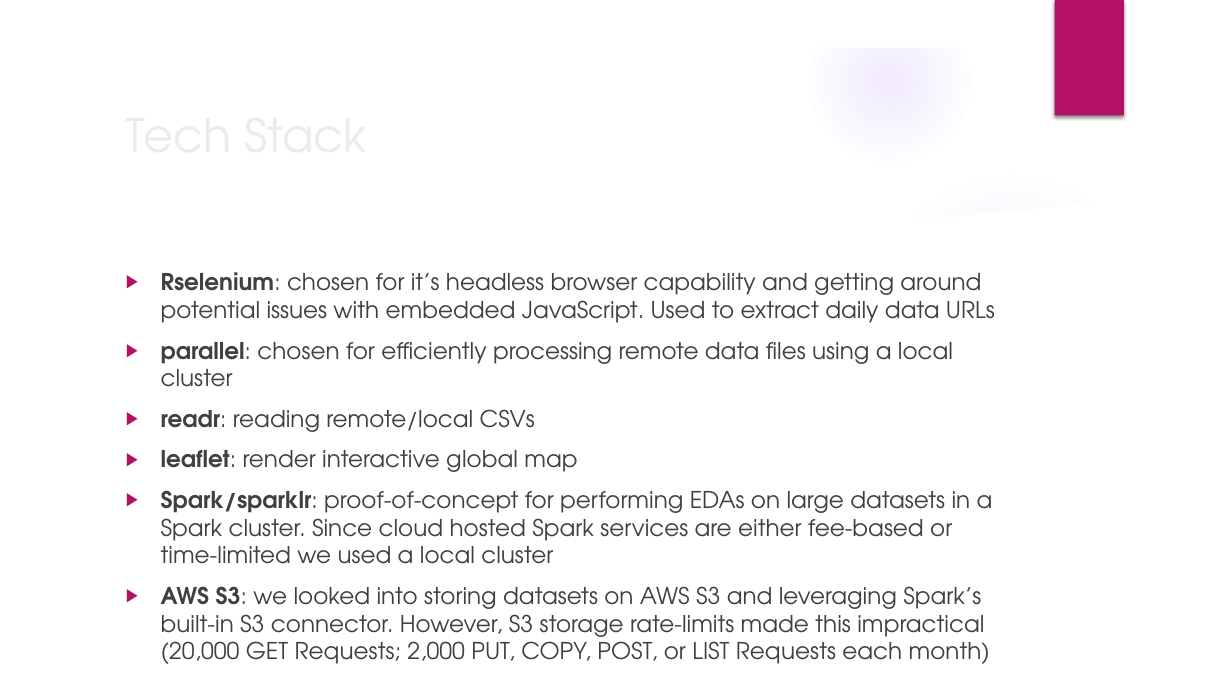
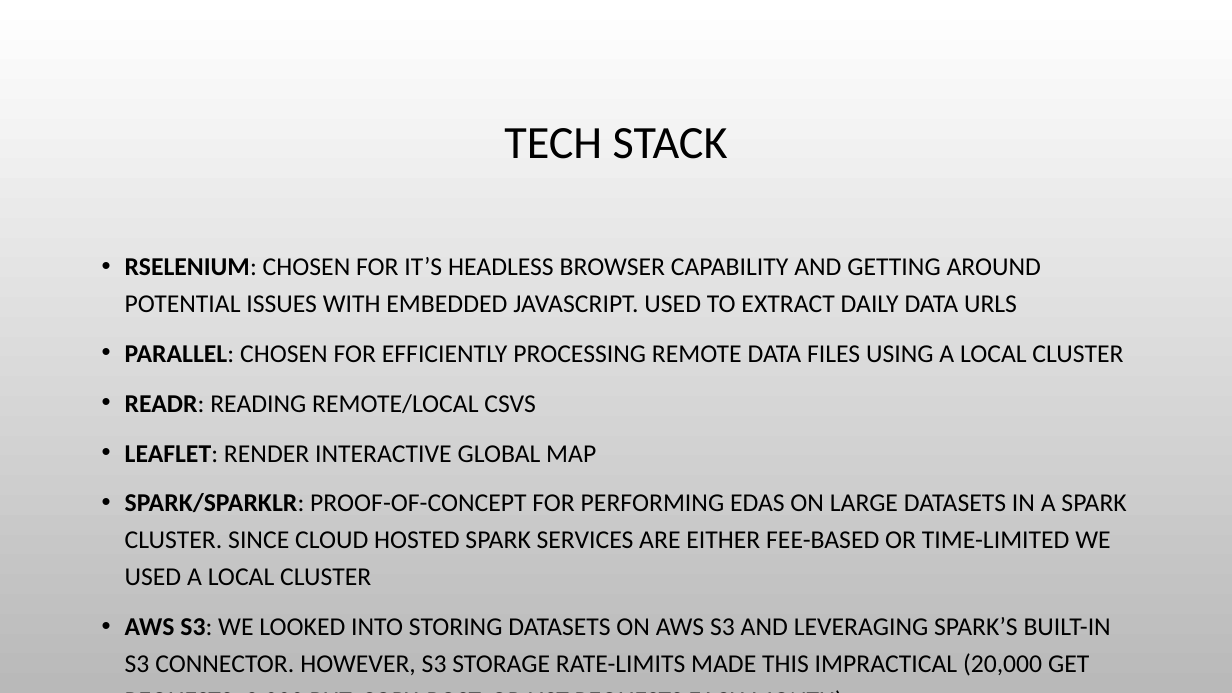
Before and after one commit to himalayahall/DATA607-FINALPROJECT, a slide deck: slide 9 of presentation/Slideshow.pptx (slide 5 before the commit). Drawn at 1232x693 pixels with LibreOffice and Linux fonts; fonts in the diff are those of the drawing; background and template pictures are left out. Boxes give left, top, right and bottom in pixels: in the first picture for what was removed or moved away, otherwise in the second. Text is boxed around its words. In the diff, an @@ line names an element or a change of style, - is before the commit and + after.

```diff
--- a/presentation/Slideshow.pptx
+++ b/presentation/Slideshow.pptx
@@ group removed at bbox=[0, 0, 1232, 693]: 5 ellipses, 3 freeform shapes @@
@@ rectangle removed at bbox=[1055, 0, 1124, 116] @@
@@ title at bbox=[504, 128, 728, 159]: text changed; font TeX Gyre Adventor to Calibri; text colour #EBEBEB to #000000 @@
-Tech Stack
+TECH STACK
@@ text at bbox=[125, 257, 1126, 676]: text changed; size 18 to 20 pt; font TeX Gyre Adventor to Calibri; text colour #404040 to #000000 @@
-▶ Rselenium: chosen for it’s headless browser capability and getting around potential issues with embedded JavaScript. Used to extract daily data URLs
-▶ parallel: chosen for efficiently processing remote data files using a local cluster
-▶ readr: reading remote/local CSVs
-▶ leaflet: render interactive global map
-▶ Spark/sparklr: proof-of-concept for performing EDAs on large datasets in a Spark cluster. Since cloud hosted Spark services are either fee-based or time-limited we used a local cluster
-▶ AWS S3: we looked into storing datasets on AWS S3 and leveraging Spark’s built-in S3 connector. However, S3 storage rate-limits made this impractical (20,000 GET Requests; 2,000 PUT, COPY, POST, or LIST Requests each month)
+• RSELENIUM: CHOSEN FOR IT’S HEADLESS BROWSER CAPABILITY AND GETTING AROUND POTENTIAL ISSUES WITH EMBEDDED JAVASCRIPT. USED TO EXTRACT DAILY DATA URLS
+• PARALLEL: CHOSEN FOR EFFICIENTLY PROCESSING REMOTE DATA FILES USING A LOCAL CLUSTER
+• READR: READING REMOTE/LOCAL CSVS
+• LEAFLET: RENDER INTERACTIVE GLOBAL MAP
+• SPARK/SPARKLR: PROOF-OF-CONCEPT FOR PERFORMING EDAS ON LARGE DATASETS IN A SPARK CLUSTER. SINCE CLOUD HOSTED SPARK SERVICES ARE EITHER FEE-BASED OR TIME-LIMITED WE USED A LOCAL CLUSTER
+• AWS S3: WE LOOKED INTO STORING DATASETS ON AWS S3 AND LEVERAGING SPARK’S BUILT-IN S3 CONNECTOR. HOWEVER, S3 STORAGE RATE-LIMITS MADE THIS IMPRACTICAL (20,000 GET REQUESTS; 2,000 PUT, COPY, POST, OR LIST REQUESTS EACH MONTH)
```
Also in this commit, not shown: 2 other slides changed, 6 slides added, 2 slides removed, 2 other files.
